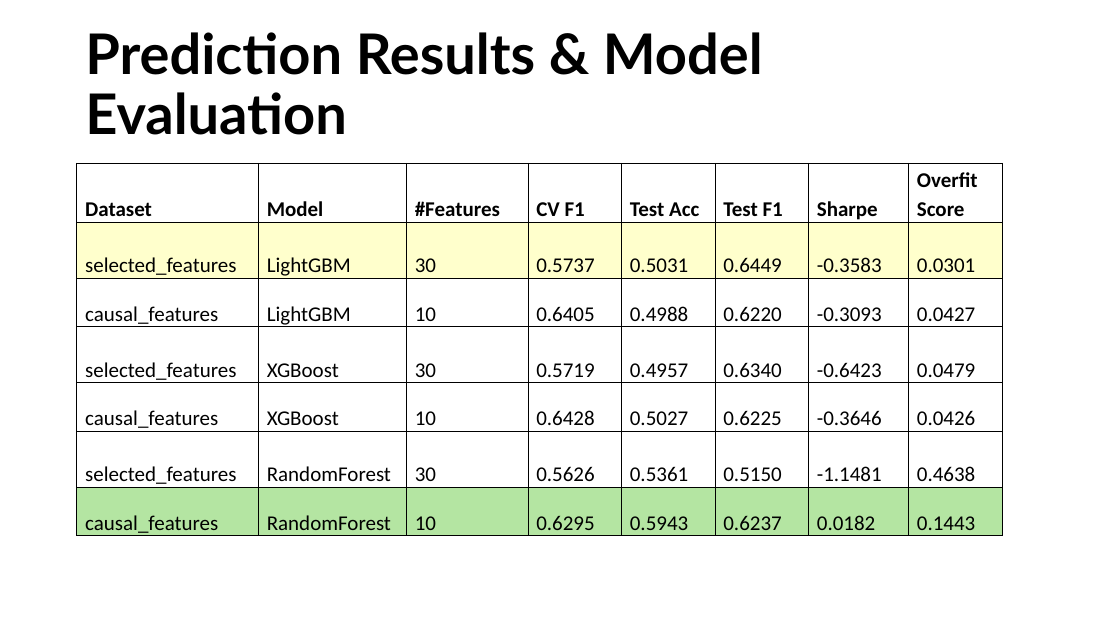
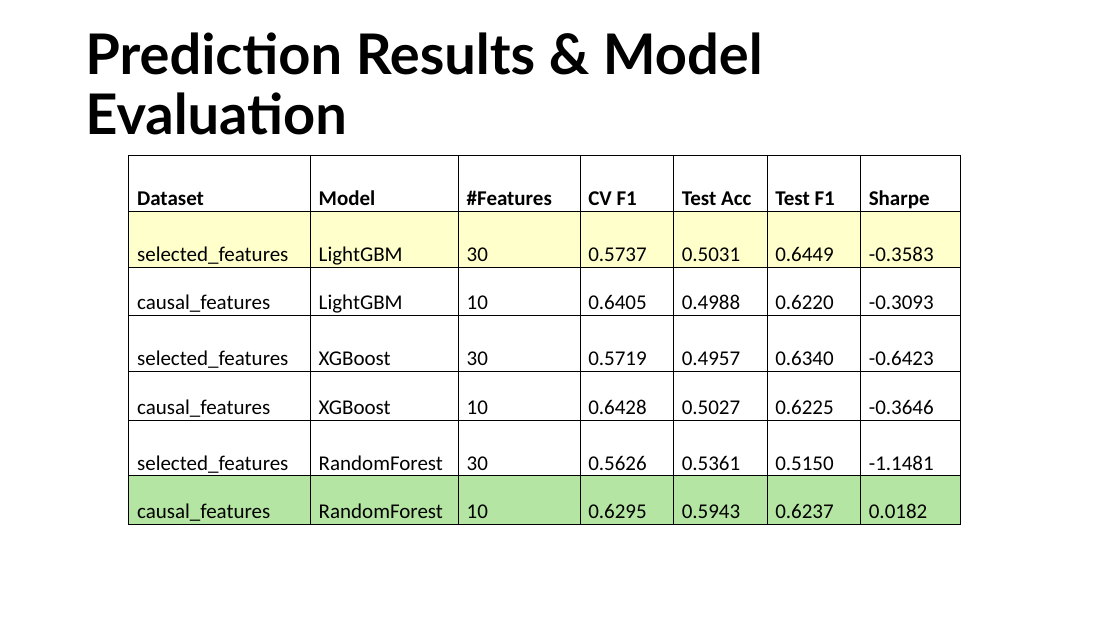
Before and after one commit to sjohny-uh/Causal_Inference_Project, a slide deck: slide 15 of Presentation/Causal_Inference_Presentation.pptx. Drawn at 1120x630 pixels with LibreOffice and Linux fonts; fonts in the diff are those of the drawing. Boxes give left, top, right and bottom in pixels: in the first picture for what was removed or moved away, otherwise in the second. Text is boxed around its words. In the diff, an @@ line names an element or a change of style, - is before the commit and + after.

```diff
--- a/Presentation/Causal_Inference_Presentation.pptx
+++ b/Presentation/Causal_Inference_Presentation.pptx
@@ table at <box>129,155,960,529</box> @@
-column 8: Overfit Score | 0.0301 | 0.0427 | 0.0479 | 0.0426 | 0.4638 | 0.1443
@@ table: place and size @@
-table at <box>77,164,1002,540</box>
+table at <box>129,155,960,529</box>
```
Also in this commit, not shown: 1 other slide changed, 1 slide added.
